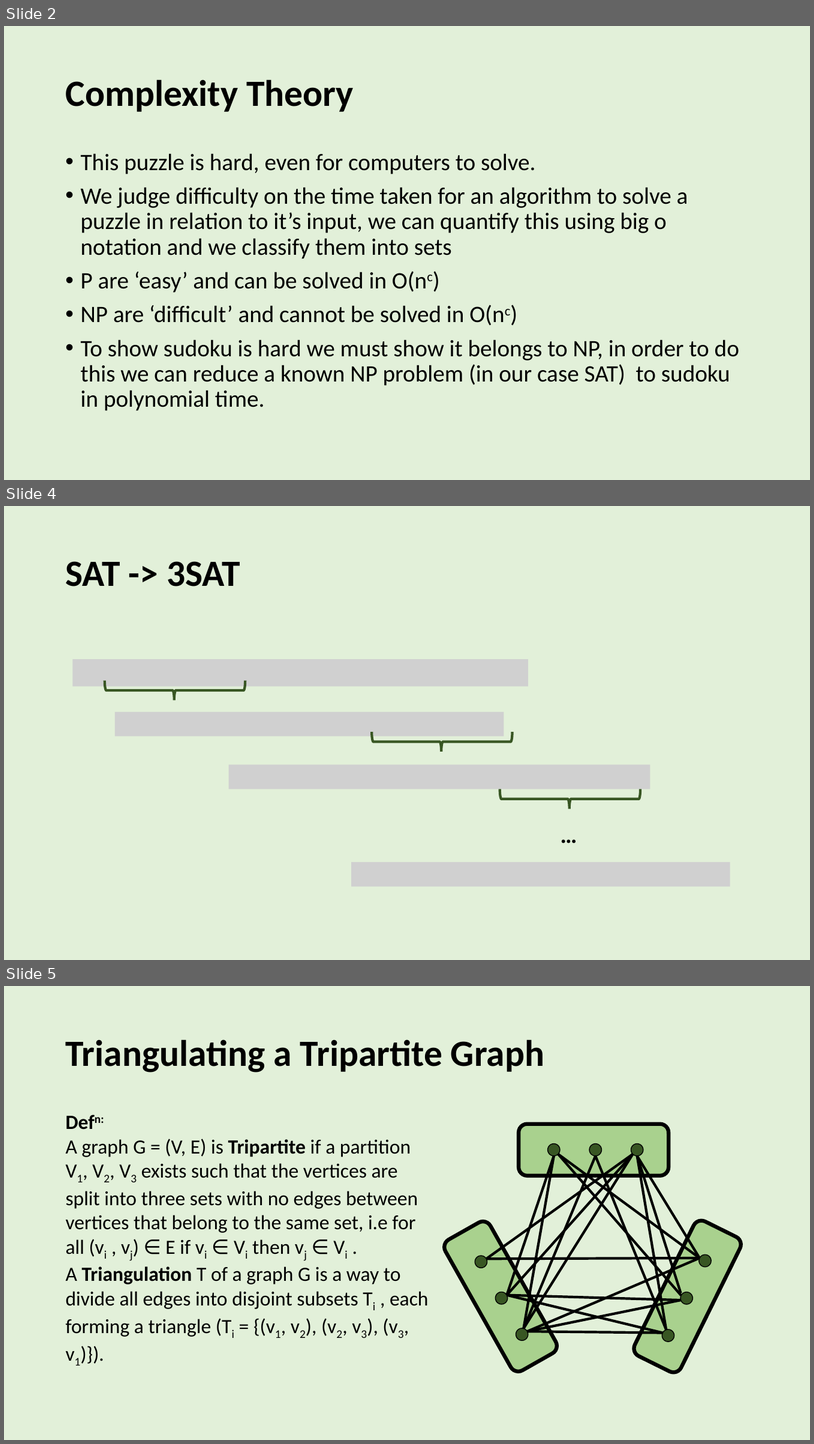
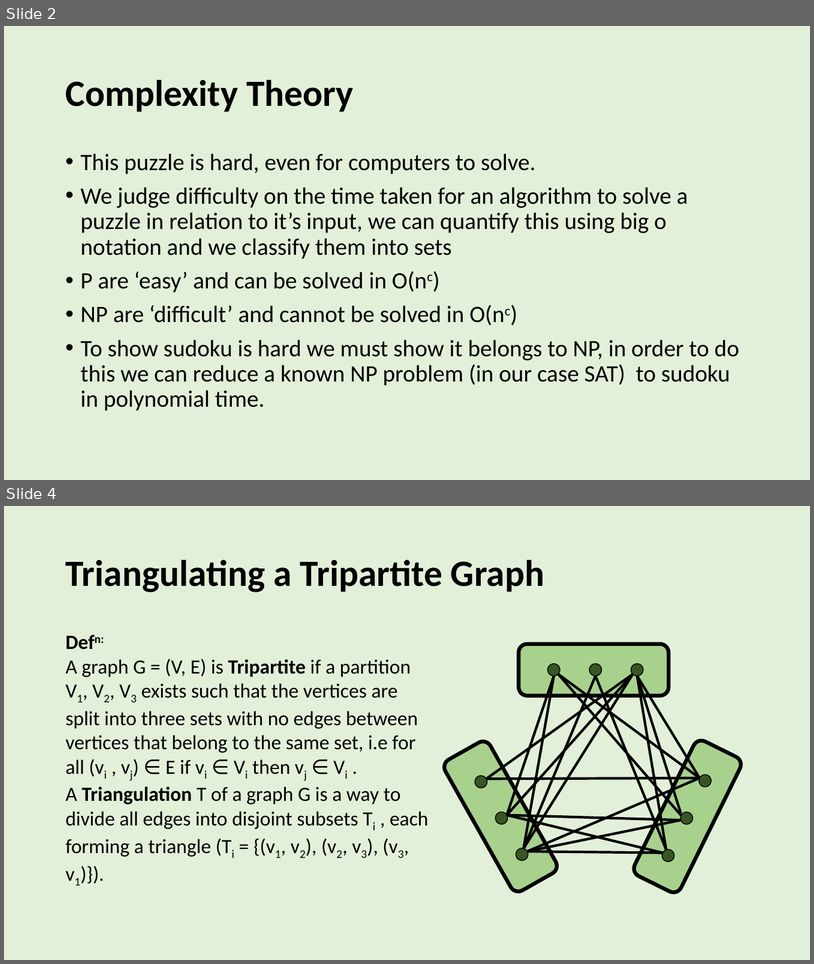
Before and after one commit to EveRoutledge/sudoku, a slide deck: Presentation/PresentationV2.pptx. Shown one above the other, each under a label of ours: slides 2, 4 and 5 before the commit, slides 2 and 4 after it; the slides between them are not shown. The pictures are 814x1444 and 814x964 pixels, drawn with LibreOffice and Linux fonts; fonts in the diff are those of the drawing; grey boxes stand for pictures; background and template pictures are left out. Boxes give left, top, right and bottom in pixels: in the first picture for what was removed or moved away, otherwise in the second. Text is boxed around its words. In the diff, an @@ line names an element or a change of style, - is before the commit and + after.

```diff
--- a/Presentation/PresentationV2.pptx
+++ b/Presentation/PresentationV2.pptx
@@ slide 4 removed at [4, 506, 810, 960], background #E2F0D9 @@
@@ title removed at [65, 561, 240, 586] @@
-SAT -> 3SAT
@@ picture removed at [72, 659, 528, 686] @@
@@ right brace removed at [105, 680, 245, 700] @@
@@ picture removed at [115, 712, 504, 736] @@
@@ right brace removed at [372, 732, 512, 751] @@
@@ picture removed at [229, 765, 651, 789] @@
@@ right brace removed at [500, 789, 641, 809] @@
@@ text removed at [555, 816, 586, 851] @@
-…
@@ picture removed at [352, 862, 731, 886] @@
@@ what was slide 5 is now slide 4 @@
```
Also in this commit, not shown: 2 slides changed, 10 other files.
